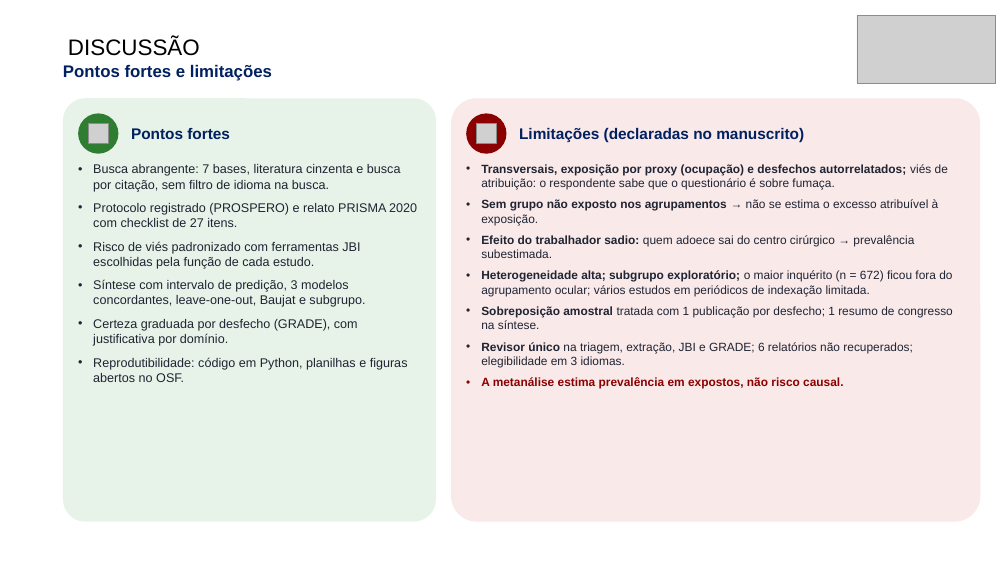
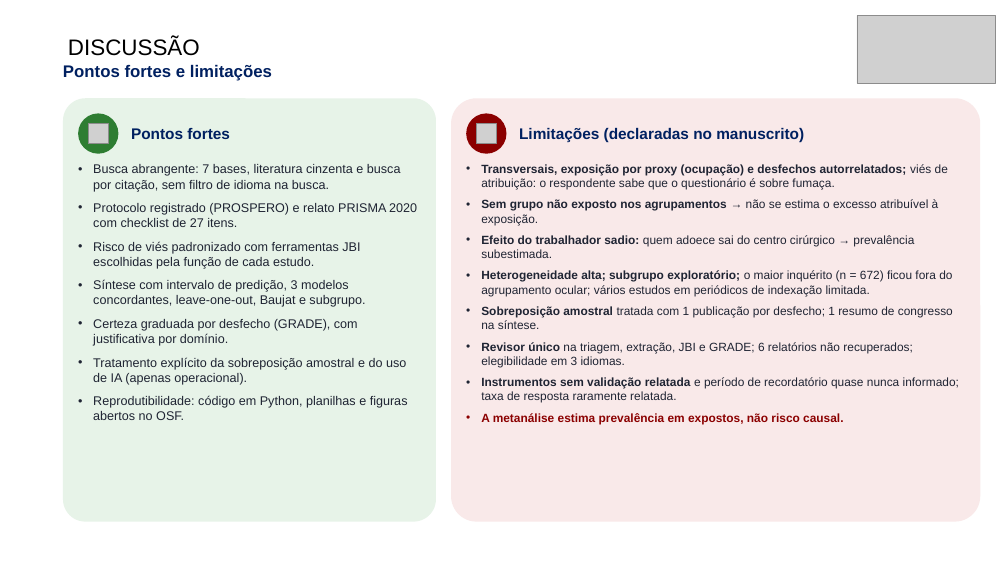
Before and after one commit to ravibuzz/IC-fumaca, a slide deck: slide 15 of apresentacao/SEMICA_Fumaca_Cirurgica_Baccaro.pptx. Drawn at 1008x567 pixels with LibreOffice and Linux fonts; fonts in the diff are those of the drawing; grey boxes stand for pictures; background and template pictures are left out. Boxes give left, top, right and bottom in pixels: in the first picture for what was removed or moved away, otherwise in the second. Text is boxed around its words. In the diff, an @@ line names an element or a change of style, - is before the commit and + after.

```diff
--- a/apresentacao/SEMICA_Fumaca_Cirurgica_Baccaro.pptx
+++ b/apresentacao/SEMICA_Fumaca_Cirurgica_Baccaro.pptx
@@ text at (93, 357, 406, 385): paragraph added @@
+• Tratamento explícito da sobreposição amostral e do uso de IA (apenas operacional).
@@ text at (481, 377, 959, 403): paragraph added @@
+• Instrumentos sem validação relatada e período de recordatório quase nunca informado; taxa de resposta raramente relatada.
```
Also in this commit, not shown: 14 other slides changed, 3 other files.
